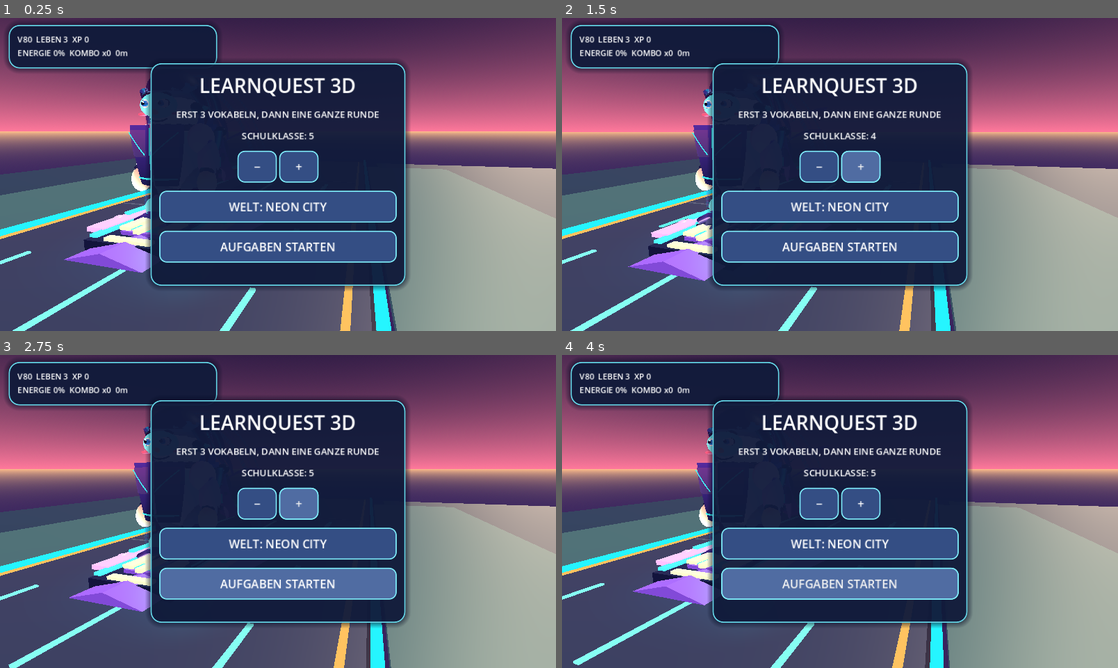
Above: before the commit, frames 1-4 (two rows, left to right).
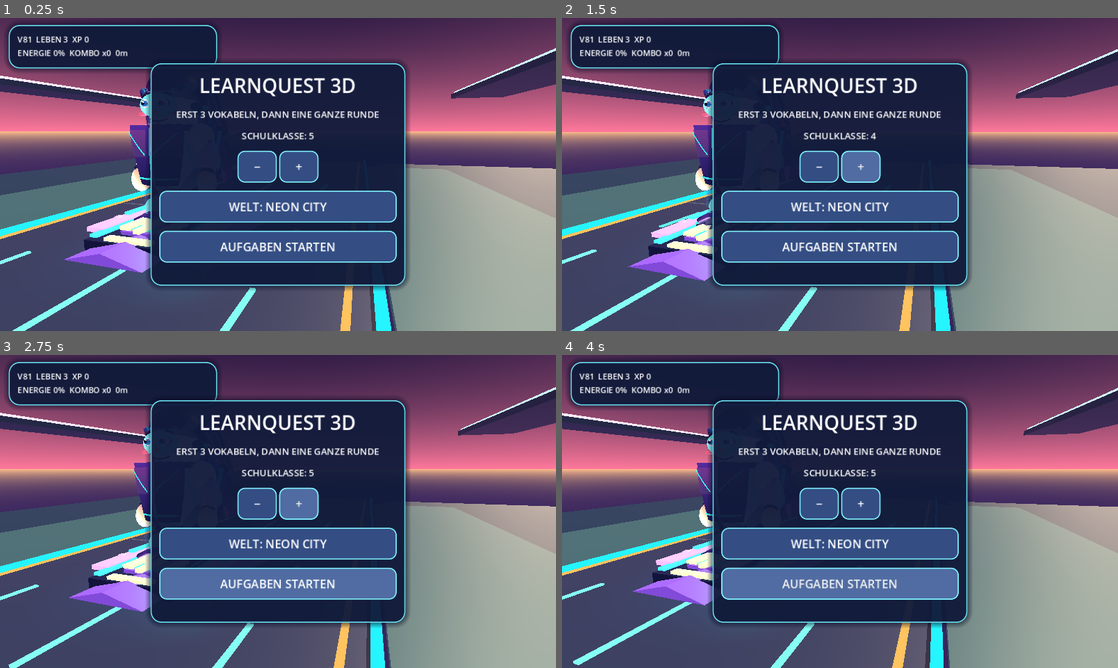
Above: after the commit, the same moments.

Repository: mtothek0703/learnquest-unity-web
Game: Godot game, scene res://main.tscn
The game is run twice, just before and just after one commit, with the same random seed, the same clock (stepped at 60 frames per second) and the same inputs.
Inputs (mouse positions are in pixels of both pictures, inside the frame that each line leads up to):
- Up to frame 1 (0.25 s): no input
- Up to frame 2 (1.5 s): click "−" at 0.5 s; move the mouse to (962, 158) at 1.27 s; hold Right from 1.28 s (still down); hold Q from 1.28 s (still down); click (962, 158) at 1.42 s
- Up to frame 3 (2.75 s): tap Space at 1.52 s; release Right at 2 s; release Q at 2 s; drag from (166, 527) to (250, 574) at 2.02 s
- Up to frame 4 (4 s): move the mouse to (895, 442) at 2.77 s; hold Right 2.78-3.5 s; hold R 2.78-3.5 s; drag from (812, 574) to (673, 464) at 3.52 s

The runs differ from the first frame. In frame 1, 2.5% of the frame differs, in the area x 0-100%, y 5-29%; in frame 2, 2.4%; in frame 3, 2.4%; in frame 4, 2.3%.

Commit message:
release: cinematic Neon City maglev trains as immutable Skyway V81
* feat(godot): cinematic maglev trains and animated energy trails for Skyway V81

* fix(godot): orient maglev body faces outward and guard culling in smoke test

* fix(godot): match Godot front-face winding for illuminated maglev hulls

Diff:
--- /dev/null
+++ b/godot/cinematic_sky_traffic.gd
@@ -0,0 +1,151 @@
+extends Node3D
+## V81: Two fully modeled maglev convoys bring moving foreground parallax to
+## Neon City in landscape. Original procedural meshes, no external assets.
+## All rails and carriages sit outside the three collision-free race lanes.
+
+var running := false
+var travel_speed := 14.0
+var clock := 0.0
+var trains: Array[Node3D] = []
+var spark_groups: Array = []
+
+func _material(color: Color, glowing: bool = false, glass: bool = false) -> StandardMaterial3D:
+    var result := StandardMaterial3D.new()
+    result.albedo_color = color
+    result.metallic = 0.58 if not glass else 0.18
+    result.roughness = 0.26 if not glass else 0.12
+    if glass:
+        result.transparency = BaseMaterial3D.TRANSPARENCY_ALPHA
+        result.cull_mode = BaseMaterial3D.CULL_DISABLED
+    if glowing:
+        result.emission_enabled = true
+        result.emission = Color(color.r, color.g, color.b)
+        result.emission_energy_multiplier = 2.0
+    return result
+
+func _box(parent: Node3D, title: String, size: Vector3, location: Vector3, surface: Material) -> MeshInstance3D:
+    var piece := MeshInstance3D.new()
+    piece.name = title
+    var geometry := BoxMesh.new()
+    geometry.size = size
+    piece.mesh = geometry
+    piece.position = location
+    piece.material_override = surface
+    parent.add_child(piece)
+    return piece
+
+func _hull_point(section: int, angle: float) -> Vector3:
+    var lengths := PackedFloat32Array([-1.75, -1.23, 1.20, 1.75])
+    var widths := PackedFloat32Array([0.62, 1.16, 1.16, 0.66])
+    var heights := PackedFloat32Array([0.36, 0.66, 0.66, 0.38])
+    return Vector3(cos(angle) * widths[section], sin(angle) * heights[section], lengths[section])
+
+func _hull_mesh() -> ArrayMesh:
+    var surface := SurfaceTool.new()
+    surface.begin(Mesh.PRIMITIVE_TRIANGLES)
+    for section in range(3):
+        for side in range(12):
+            var a0 := TAU * float(side) / 12.0
+            var a1 := TAU * float(side + 1) / 12.0
+            var shade := Color("#7b9ac8").lerp(Color("#d8e9ff"), maxf(0.0, sin(a0)) * 0.72)
+            for vertex in [
+                _hull_point(section, a0), _hull_point(section + 1, a0), _hull_point(section, a1),
+                _hull_point(section, a1), _hull_point(section + 1, a0), _hull_point(section + 1, a1)
+            ]:
+                surface.set_color(shade)
+                surface.add_vertex(vertex)
+    for end in [0, 3]:
+        for side in range(12):
+            var a0 := TAU * float(side) / 12.0
+            var a1 := TAU * float(side + 1) / 12.0
+            var center := Vector3(0.0, 0.0, -1.75 if end == 0 else 1.75)
+            surface.set_color(Color("#49668d"))
+            surface.add_vertex(center)
+            surface.add_vertex(_hull_point(end, a0 if end == 0 else a1))
+            surface.add_vertex(_hull_point(end, a1 if end == 0 else a0))
+    surface.generate_normals()
+    return surface.commit()
+
+func _ready() -> void:
+    var chassis := _material(Color("#7385bd"))
+    chassis.vertex_color_use_as_albedo = true
+    var track := _material(Color("#253453"))
+    var neon := _material(Color("#62f7ec"), true)
+    var pink := _material(Color("#ff70ca"), true)
+    var glass := _material(Color(0.17, 0.82, 0.96, 0.64), true, true)
+    var hull := _hull_mesh()
+    for index in range(2):
+        var side := -1.0 if index == 0 else 1.0
+        var rail := Node3D.new()
+        rail.name = "Elevated maglev rail %d" % index
+        rail.position.x = side * 11.8
+        add_child(rail)
+        _box(rail, "Structural rail deck", Vector3(2.85, 0.26, 160.0), Vector3(0.0, 5.35, -66.0), track)
+        for edge in [-1.0, 1.0]:
+            _box(rail, "Luminous guide rail", Vector3(0.12, 0.13, 160.0), Vector3(edge * 1.23, 5.55, -66.0), neon if index == 0 else pink)
+        for support in range(8):
+            var z := -7.0 - float(support) * 19.0
+            _box(rail, "Elevated rail support", Vector3(0.38, 5.25, 0.55), Vector3(0.0, 2.6, z), track)
+            _box(rail, "Support beacon", Vector3(0.68, 0.12, 0.68), Vector3(0.0, 5.45, z), neon)
+
+        var train := Node3D.new()
+        train.name = "Sky tram %d" % index
+        train.position = Vector3(side * 11.8, 7.0, -22.0 - float(index) * 69.0)
+        add_child(train)
+        trains.append(train)
+        for car_index in range(3):
+            var car := Node3D.new()
+            car.name = "Car %d" % car_index
+            car.position.z = -float(car_index) * 3.72
+            train.add_child(car)
+            var shell := MeshInstance3D.new()
+            shell.name = "Sculpted car hull"
+            shell.mesh = hull
+            shell.material_override = chassis
+            car.add_child(shell)
+            _box(car, "Panoramic windscreen", Vector3(1.37, 0.54, 0.08), Vector3(0.0, 0.14, 1.65), glass)
+            _box(car, "Roof light ribbon", Vector3(1.42, 0.075, 2.42), Vector3(0.0, 0.63, 0.0), pink if index == 0 else neon)
+            for window_side in [-1.0, 1.0]:
+                _box(car, "Side panoramic window", Vector3(0.065, 0.39, 1.76), Vector3(window_side * 1.12, 0.16, -0.03), glass)
+                _box(car, "Magnetic levitation coil", Vector3(0.22, 0.18, 2.8), Vector3(window_side * 0.84, -0.58, 0.0), neon if index == 0 else pink)
+            _box(car, "Rear marker", Vector3(1.0, 0.15, 0.07), Vector3(0.0, -0.08, -1.73), pink)
+        var lamp := OmniLight3D.new()
+        lamp.name = "Moving neon train light"
+        lamp.light_color = Color("#54f9f4") if index == 0 else Color("#ff85cc")
+        lamp.light_energy = 0.65
+        lamp.omni_range = 5.0
+        lamp.shadow_enabled = false
+        lamp.position = Vector3(0.0, -0.25, 1.7)
+        train.add_child(lamp)
+        var sparks: Array[MeshInstance3D] = []
+        for spark_index in range(10):
+            var spark := MeshInstance3D.new()
+            spark.name = "Trailing energy spark %d" % spark_index
+            var sparkle_mesh := SphereMesh.new()
+            sparkle_mesh.radius = 0.12
+            sparkle_mesh.height = 0.24
+            sparkle_mesh.radial_segments = 6
+            sparkle_mesh.rings = 4
+            spark.mesh = sparkle_mesh
+            spark.material_override = neon if index == 0 else pink
+            spark.position = Vector3(-0.78 if spark_index % 2 == 0 else 0.78, -0.63, -11.5 - float(spark_index) * 0.75)
+            train.add_child(spark)
+            sparks.append(spark)
+        spark_groups.append(sparks)
+
+func _process(delta: float) -> void:
+    clock += delta
+    for index in range(trains.size()):
+        var train := trains[index]
+        if running:
+            train.position.z += travel_speed * delta * (1.10 if index == 0 else 0.94)
+            if train.position.z > 20.0:
+                train.position.z -= 150.0
+        train.position.y = 7.0 + sin(clock * 2.1 + float(index)) * 0.12
+        train.rotation.z = sin(clock * 0.72 + float(index)) * 0.012
+        var sparks: Array = spark_groups[index]
+        for spark_index in range(sparks.size()):
+            var spark: MeshInstance3D = sparks[spark_index]
+            var pulse := 0.65 + 0.33 * sin(clock * 7.0 - float(spark_index) * 0.68)
+            spark.scale = Vector3.ONE * pulse
+            spark.position.z = -11.5 - float(spark_index) * 0.75 - fposmod(clock * 4.0, 2.0)
--- a/godot/neon_environment.gd
+++ b/godot/neon_environment.gd
@@ -9,6 +9,7 @@
 var speed_streaks: Array[MeshInstance3D] = []
 var travel_speed := 14.0
 var cinematic_bridges: Node3D
+var cinematic_traffic: Node3D
 var rand := RandomNumberGenerator.new()
 
 func _ready() -> void:
@@ -26,6 +27,12 @@
     cinematic_bridges = bridge_script.new()
     cinematic_bridges.name = "Cinematic skybridges"
     add_child(cinematic_bridges)
+    # Animated side-lane maglev convoys add shaded silhouettes and moving
+    # light trails without altering the confirmed touch/gameplay systems.
+    var traffic_script := preload("res://cinematic_sky_traffic.gd")
+    cinematic_traffic = traffic_script.new()
+    cinematic_traffic.name = "Cinematic maglev traffic"
+    add_child(cinematic_traffic)
 
 func material(tint: Color, glow: bool = false) -> StandardMaterial3D:
     var m := StandardMaterial3D.new()
@@ -270,6 +277,8 @@
 func _process(delta: float) -> void:
     cinematic_bridges.set("running", running)
     cinematic_bridges.set("travel_speed", travel_speed)
+    cinematic_traffic.set("running", running)
+    cinematic_traffic.set("travel_speed", travel_speed)
     elapsed += delta
     if running:
         for streak in speed_streaks:
--- a/godot/smoke_test.gd
+++ b/godot/smoke_test.gd
@@ -1200,6 +1200,49 @@
         _fail("Cinematic skybridges do not scroll with the race")
         return
     cinematic.set("running", false)
+    # V81: visible, independently animated 3D maglev convoys frame the
+    # landscape playfield without adding collisions or changing gestures.
+    var maglev := game.get_node_or_null("LearnQuest Skyway world/Cinematic maglev traffic") as Node3D
+    if maglev == null or maglev.get("trains").size() != 2:
+        _fail("Neon City needs two real animated maglev trains")
+        return
+    var train := maglev.get_node_or_null("Sky tram 0") as Node3D
+    var car := train.get_node_or_null("Car 0") as Node3D if train != null else null
+    var hull := car.get_node_or_null("Sculpted car hull") as MeshInstance3D if car != null else null
+    var window := car.get_node_or_null("Side panoramic window") as MeshInstance3D if car != null else null
+    var spark := train.get_node_or_null("Trailing energy spark 0") as MeshInstance3D if train != null else null
+    if hull == null or not (hull.mesh is ArrayMesh) or (hull.mesh as ArrayMesh).surface_get_array_len(0) < 200:
+        _fail("V81 trains need sculpted shaded hull meshes, not placeholder cubes")
+        return
+    # The hull must face outward: inward triangle winding is invisible with
+    # normal back-face culling on iPhone and would look like a missing train.
+    var hull_normals: PackedVector3Array = (hull.mesh as ArrayMesh).surface_get_arrays(0)[Mesh.ARRAY_NORMAL]
+    if hull_normals.is_empty() or hull_normals[0].x < 0.3:
+        _fail("V81 maglev hull has inward-facing triangles and will be culled")
+        return
+    if window == null or spark == null:
+        _fail("V81 trains need real panoramic glass and animated energy trails")
+        return
+    var window_mat := window.material_override as StandardMaterial3D
+    if window_mat == null or window_mat.transparency != BaseMaterial3D.TRANSPARENCY_ALPHA:
+        _fail("V81 maglev panoramic windows must be translucent")
+        return
+    if absf(train.position.x) < 9.0 or train.position.y < 6.0:
+        _fail("V81 trains must stay above and outside the playable lanes")
+        return
+    var train_z := train.position.z
+    var spark_size := spark.scale.x
+    maglev.set("running", true)
+    maglev.call("_process", 0.3)
+    if train.position.z <= train_z or is_equal_approx(spark.scale.x, spark_size):
+        _fail("V81 maglev movement or trailing spark animation is broken")
+        return
+    maglev.set("running", false)
+    var paused_z := train.position.z
+    maglev.call("_process", 0.3)
+    if not is_equal_approx(train.position.z, paused_z):
+        _fail("V81 trains must not move down the track during menus or quizzes")
+        return
     if game.get("rider") == null:
         _fail("Animated hoverboard character is missing")
         return
@@ -1683,7 +1726,7 @@
     if mobile_hud == null or hud_panel == null:
         _fail("Race HUD or its panel is missing")
         return
-    if not mobile_hud.text.contains("V80") or not mobile_hud.text.contains("\n") or not mobile_hud.text.contains("KOMBO x0"):
+    if not mobile_hud.text.contains("V81") or not mobile_hud.text.contains("\n") or not mobile_hud.text.contains("KOMBO x0"):
         _fail("Phone portrait HUD must display version, stats and combo on separate lines")
         return
     if hud_panel.custom_minimum_size.x > 360.0:
@@ -1693,7 +1736,7 @@
     if controls.columns != 4:
         _fail("Desktop controls must return to one row")
         return
-    if not mobile_hud.text.contains("SKYWAY V80") or mobile_hud.text.contains("\n"):
+    if not mobile_hud.text.contains("SKYWAY V81") or mobile_hud.text.contains("\n"):
         _fail("Desktop HUD must return to its single-line layout")
         return
     game.call("_start_game")
@@ -1832,7 +1875,7 @@
     # V59: an iPhone in landscape is wider than 720px but still needs the
     # optional gesture-only mode. Simulate touch hardware in headless CI.
     game.call("_apply_mobile_layout", 844.0, 1, 390.0)
-    if not mobile_hud.text.contains("V80") or not mobile_hud.text.contains("\n"):
+    if not mobile_hud.text.contains("V81") or not mobile_hud.text.contains("\n"):
         _fail("Landscape-first phone layout must use a compact two-line HUD")
         return
     if not bool(game.get("touch_screen_mode")) or not restore.visible:
@@ -1940,7 +1983,7 @@
         _fail("Racing must transition back to the playable chase camera")
         return
     var hud := game.get("hud") as Label
-    if hud == null or not hud.text.contains("SKYWAY V80") or not hud.text.contains("KOMBO x0"):
+    if hud == null or not hud.text.contains("SKYWAY V81") or not hud.text.contains("KOMBO x0"):
         _fail("Race HUD must show the current version and starting combo")
         return
     if not bool(game.get("started")):
--- a/godot/world.gd
+++ b/godot/world.gd
@@ -8,7 +8,7 @@
 ]
 # Complete vocabulary missions first; racing is a continuous, finite level.
 const TASKS_PER_ROUND := 3
-const VERSION_LABEL := "V80"
+const VERSION_LABEL := "V81"
 const TouchGestures = preload("res://touch_gestures.gd")
 const WORLD_NAMES := ["NEON CITY", "KRISTALL-CANYON", "STERNEN-HAFEN", "AURORA-GLETSCHER"]
 const WORLD_GOALS := [800.0, 950.0, 1100.0, 1200.0]
Not shown, changed: .github/workflows/publish-unity-webgl.yml
Not shown, changed: godot/README.md
